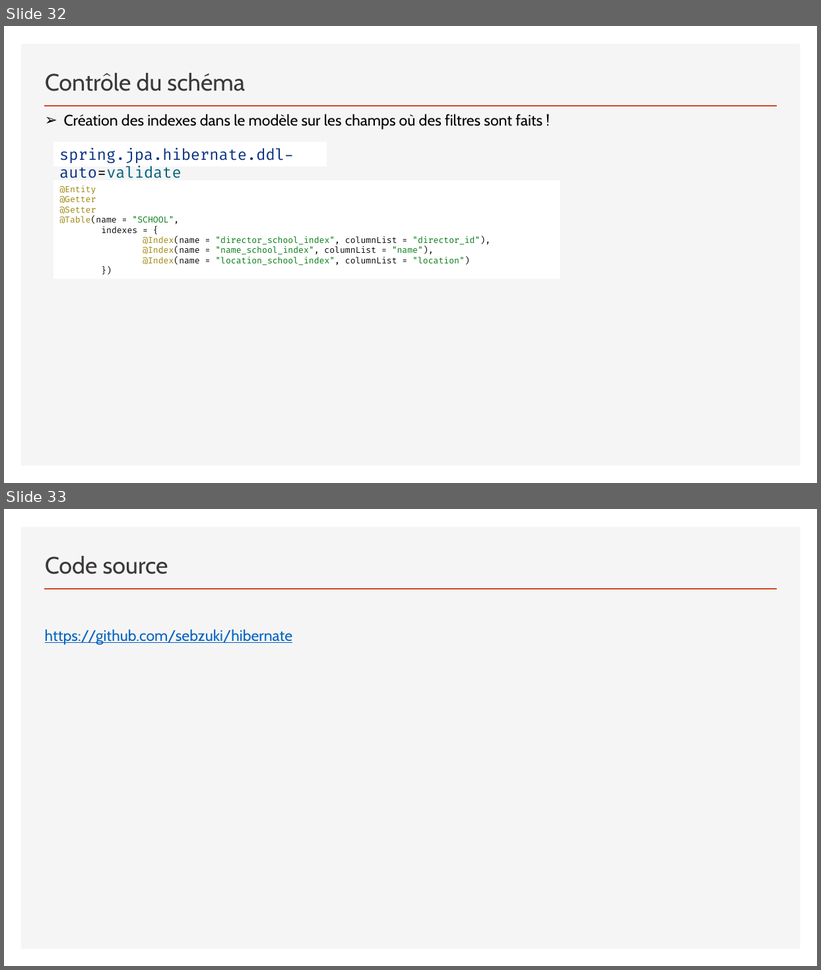
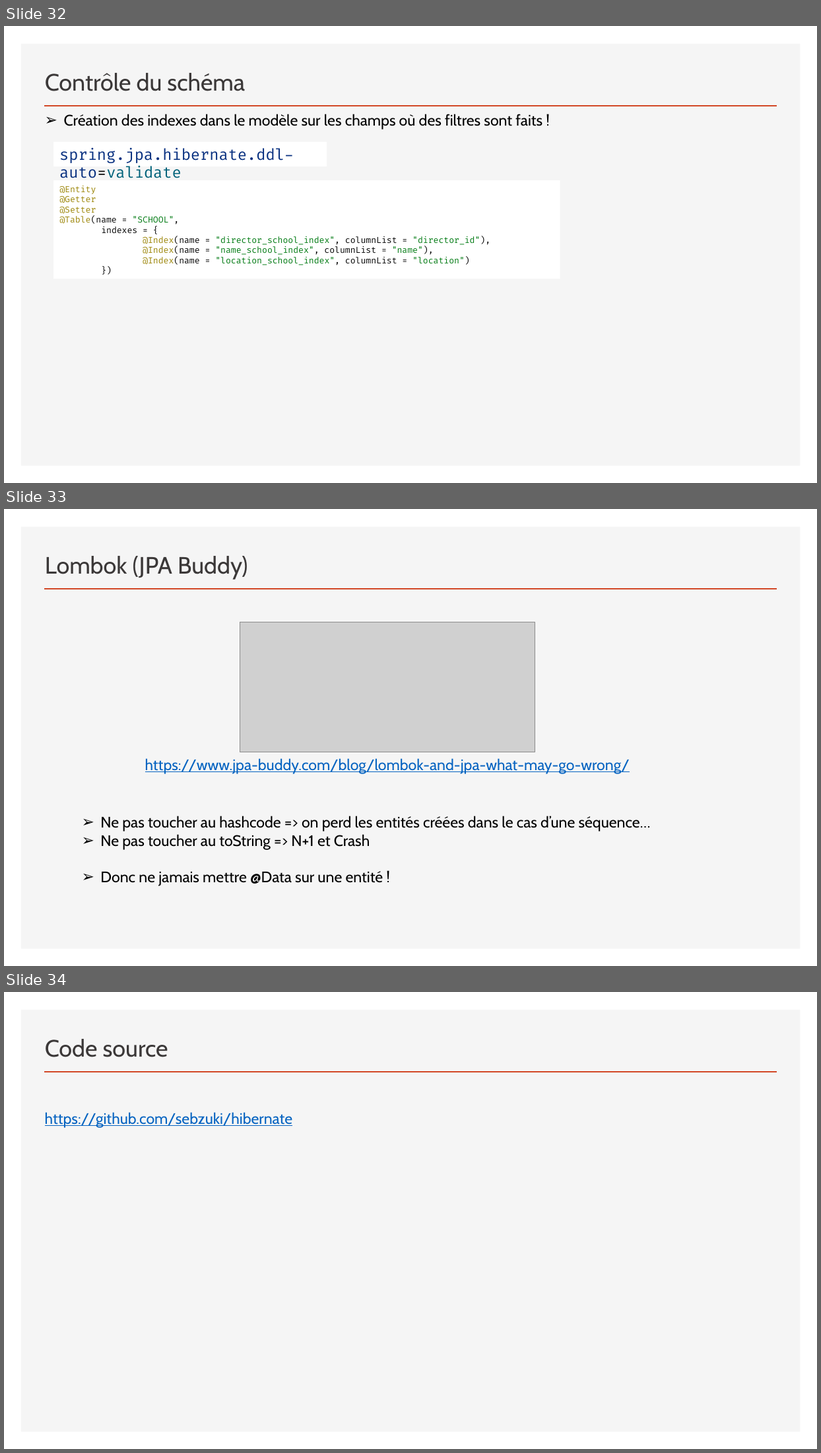
Before and after one commit to sebzuki/hibernate, a slide deck: JPA-HIBERNATE.pptx. Shown one above the other, each under a label of ours: slides 32 and 33 before the commit, slides 32, 33 and 34 after it. The pictures are 821x970 and 821x1453 pixels, drawn with LibreOffice and Linux fonts; fonts in the diff are those of the drawing; grey boxes stand for pictures. Boxes give left, top, right and bottom in pixels: in the first picture for what was removed or moved away, otherwise in the second. Text is boxed around its words. In the diff, an @@ line names an element or a change of style, - is before the commit and + after.

```diff
--- a/JPA-HIBERNATE.pptx
+++ b/JPA-HIBERNATE.pptx
@@ slide 33 added at (x1=4, y1=509, x2=817, y2=966), background #FFFFFF; not listed: 2 template elements that a slide beside it also shows @@
@@ title added at (x1=45, y1=556, x2=248, y2=579), 28 pt, text #3B3838 @@
+Lombok (JPA Buddy)
@@ picture added at (x1=240, y1=623, x2=535, y2=753) @@
@@ text added at (x1=145, y1=758, x2=630, y2=774), 18 pt, text #0563C1, underline @@
+https://www.jpa-buddy.com/blog/lombok-and-jpa-what-may-go-wrong/
@@ text added at (x1=100, y1=816, x2=651, y2=887), 18 pt, text #000000 @@
+➢ Ne pas toucher au hashcode => on perd les entités créées dans le cas d’une séquence…
+➢ Ne pas toucher au toString => N+1 et Crash
+➢ Donc ne jamais mettre @Data sur une entité !
@@ what was slide 33 is now slide 34 @@
```
Also in this commit, not shown: 1 slide changed.
